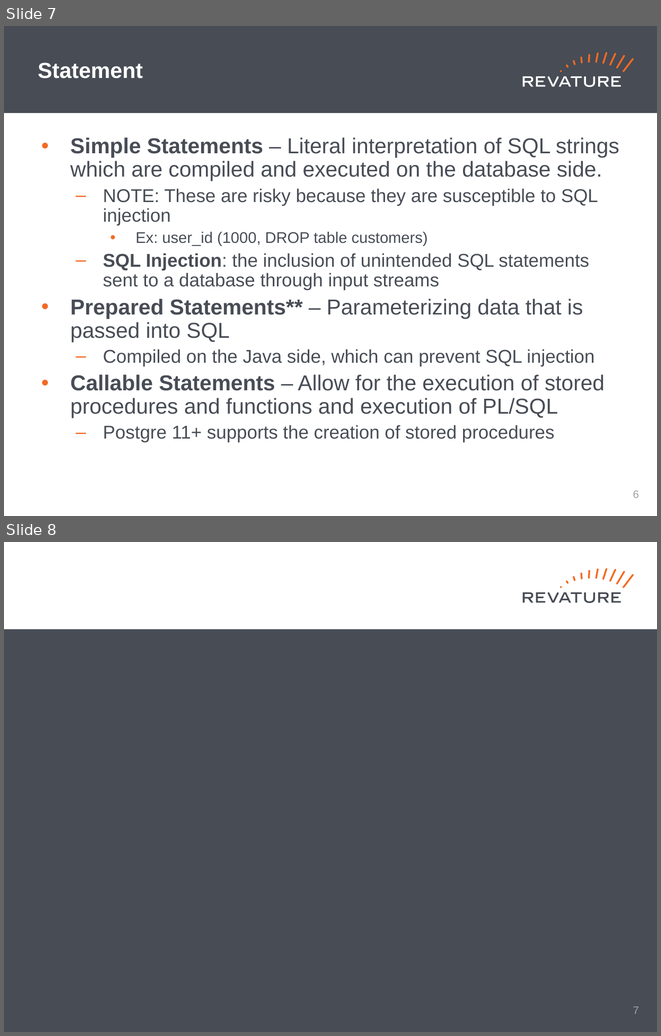
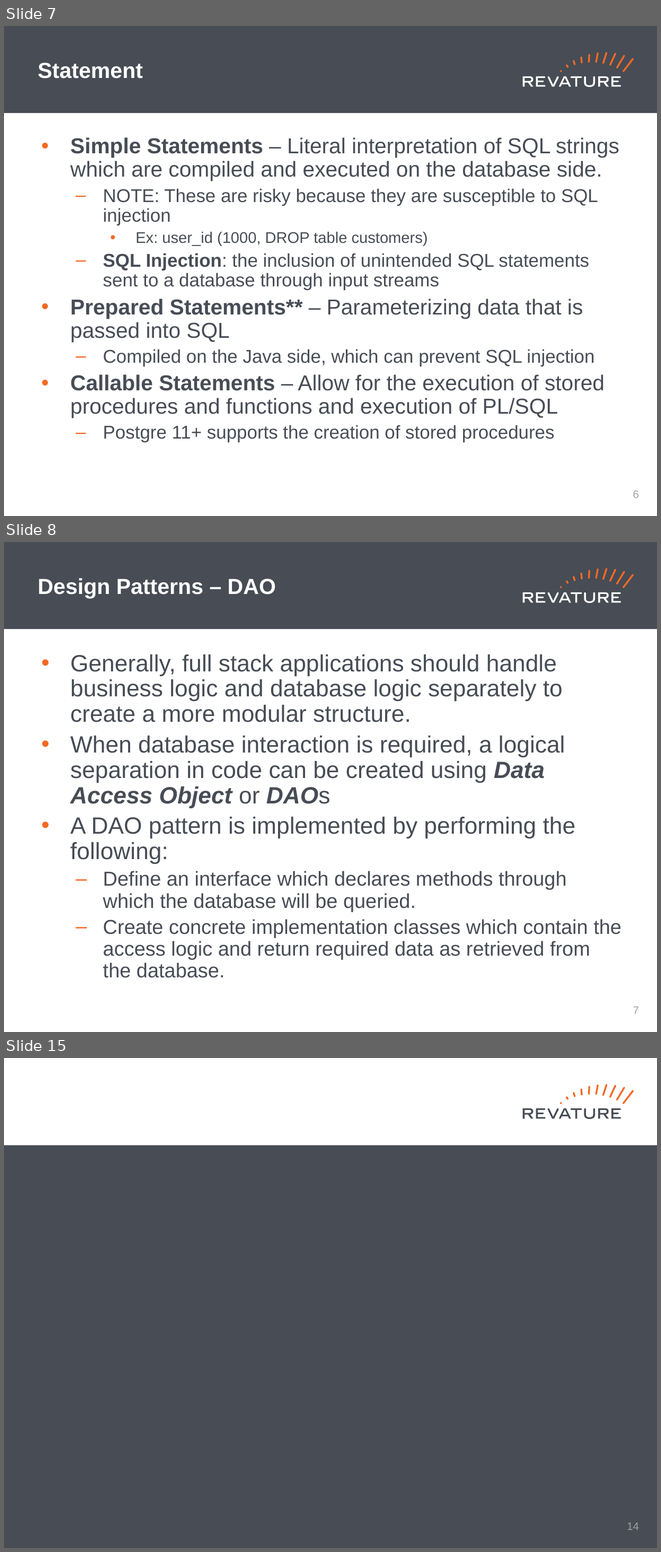
Before and after one commit to jhigherevature/8302021_RAP, a slide deck: powerpoints/Day_26.pptx. Shown one above the other, each under a label of ours: slides 7 and 8 before the commit, slides 7, 8 and 15 after it; the slides between them are not shown. The pictures are 661x1036 and 661x1552 pixels, drawn with LibreOffice and Linux fonts; fonts in the diff are those of the drawing. Boxes give left, top, right and bottom in pixels: in the first picture for what was removed or moved away, otherwise in the second. Text is boxed around its words. In the diff, an @@ line names an element or a change of style, - is before the commit and + after.

```diff
--- a/powerpoints/Day_26.pptx
+++ b/powerpoints/Day_26.pptx
@@ slide 8 added at <box>4,542,657,1032</box>, background #FFFFFF; not listed: 19 template elements that a slide beside it also shows @@
@@ title added at <box>38,578,276,598</box>, 24 pt, text #FFFFFF, bold @@
+Design Patterns – DAO
@@ text added at <box>70,654,621,978</box>, 25.9 pt, text #474C55 @@
+• Generally, full stack applications should handle business logic and database logic separately to create a more modular structure.
+• When database interaction is required, a logical separation in code can be created using Data Access Object or DAOs
+• A DAO pattern is implemented by performing the following:
+  – Define an interface which declares methods through which the database will be queried.
+  – Create concrete implementation classes which contain the access logic and return required data as retrieved from the database.
@@ page number added at <box>633,1006,639,1014</box>, 12 pt, text #A0A1A0 @@
+7
@@ what was slide 8 is now slide 15 @@
@@ page number at <box>627,1522,639,1530</box>: text changed @@
-7
+14
```
Also in this commit, not shown: 6 other slides added, 4 other files.
